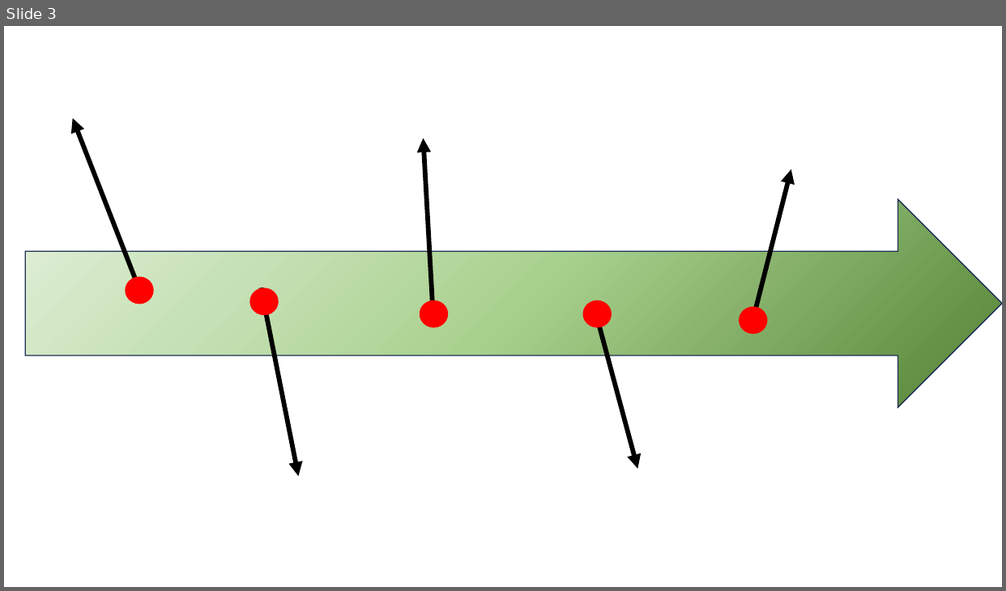
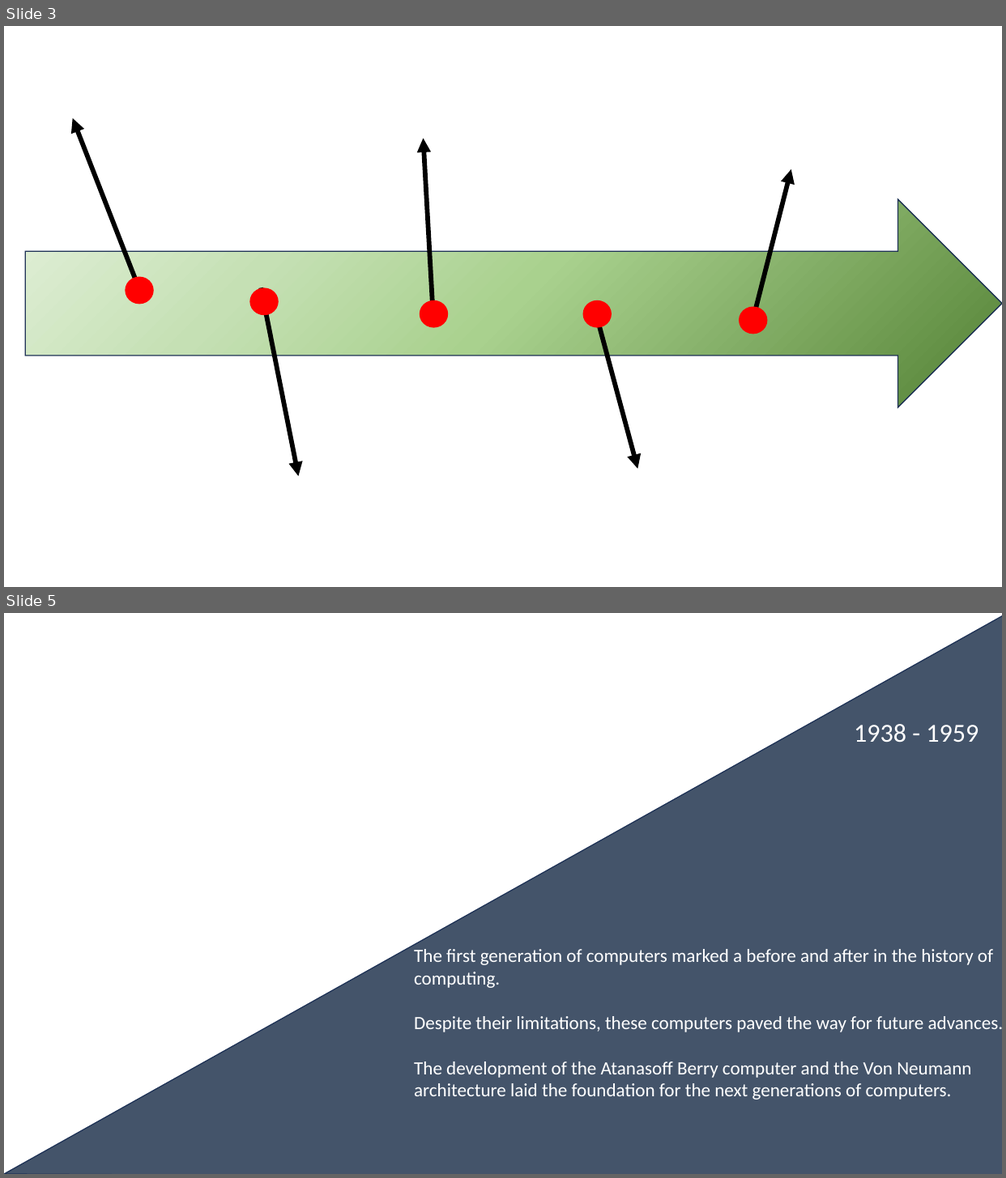
Before and after one commit to Franciscomr10/DAM, a slide deck: Sistemas Informaticos/UD1/Trabajo historia sistema informaticos.pptx. Shown one above the other, each under a label of ours: slide 3 before the commit, slides 3 and 5 after it; the slides between them are not shown. The pictures are 1006x591 and 1006x1178 pixels, drawn with LibreOffice and Linux fonts; fonts in the diff are those of the drawing; background and template pictures are left out. Boxes give left, top, right and bottom in pixels: in the first picture for what was removed or moved away, otherwise in the second. Text is boxed around its words. In the diff, an @@ line names an element or a change of style, - is before the commit and + after.

```diff
--- a/Sistemas Informaticos/UD1/Trabajo historia sistema informaticos.pptx
+++ b/Sistemas Informaticos/UD1/Trabajo historia sistema informaticos.pptx
@@ slide 5 added at bbox=[4, 613, 1002, 1174], background #FFFFFF @@
@@ freeform shape added at bbox=[4, 613, 1002, 1174], fill #44546A, outline #1E3256 1 pt @@
@@ text added at bbox=[854, 724, 978, 742], 25 pt, text #FFFFFF @@
+1938 - 1959
@@ text added at bbox=[414, 949, 1002, 1100], 18 pt, text #FFFFFF @@
+The first generation of computers marked a before and after in the history of computing.
+Despite their limitations, these computers paved the way for future advances.
+The development of the Atanasoff Berry computer and the Von Neumann architecture laid the foundation for the next generations of computers.
```
Also in this commit, not shown: 1 other slide added, 1 slide removed.
